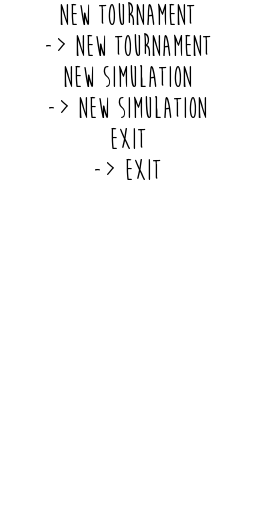
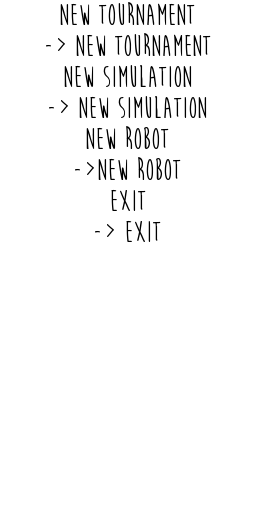
Layers edited between the first and the second (256, 512) image:
painted on "new tournament ..." over bbox(75, 126, 181, 242)
